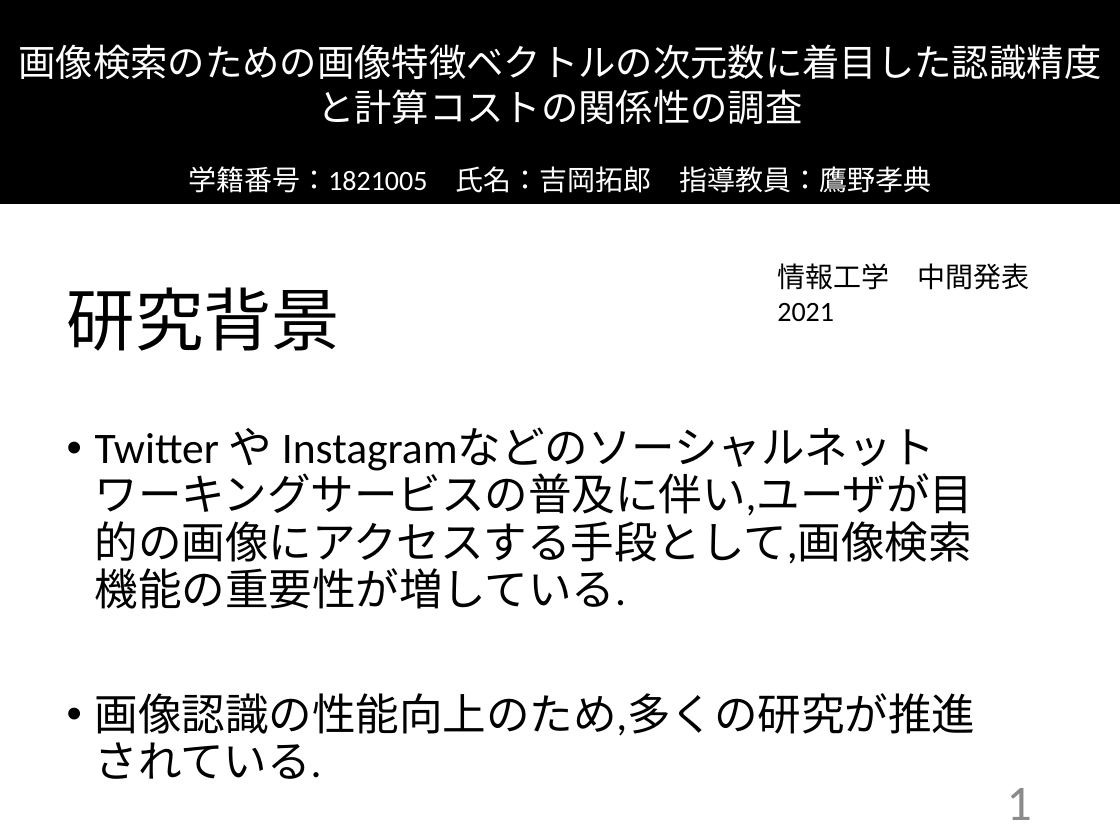
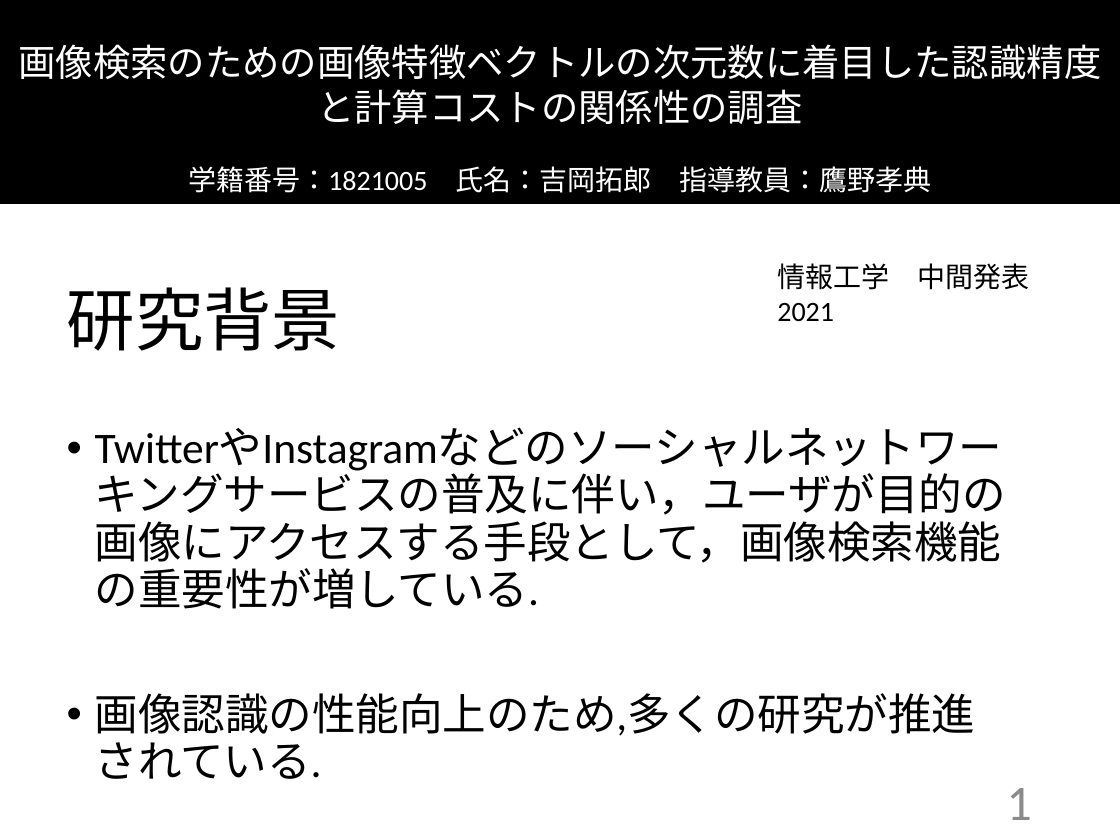
Before and after one commit to kait-takanolab/1821005-yoshioka-thesis, a slide deck: slide 1 of 1821005_中間発表.pptx. Drawn at 1120x840 pixels with LibreOffice and Linux fonts; fonts in the diff are those of the drawing. Boxes give left, top, right and bottom in pixels: in the first picture for what was removed or moved away, otherwise in the second. Text is boxed around its words. In the diff, an @@ line names an element or a change of style, - is before the commit and + after.

```diff
--- a/1821005_中間発表.pptx
+++ b/1821005_中間発表.pptx
@@ text at (x1=95, y1=466, x2=1006, y2=609): text changed @@
-• Twitter や Instagramなどのソーシャルネットワーキングサービスの普及に伴い,ユーザが目的の画像にアクセスする手段として,画像検索機能の重要性が増している.
+• TwitterやInstagramなどのソーシャルネットワーキングサービスの普及に伴い，ユーザが目的の画像にアクセスする手段として，画像検索機能の重要性が増している.
```
Also in this commit, not shown: 2 other slides changed.
